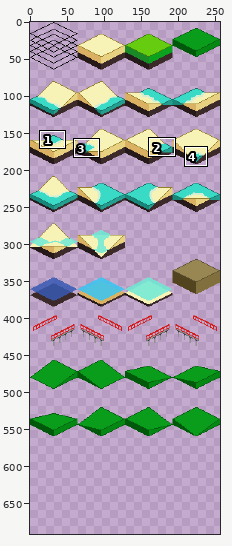
Sprite sheet -- internal/ui/assets/spritesheet-geo.png. The first picture is a wide view before the edit; the outline marks the close-up.
Close-up. First the earlier version:
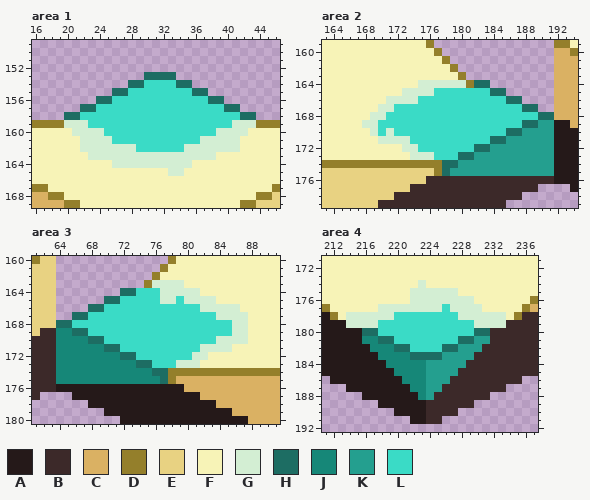
The file is 256x576 pixels. Colours within 5 levels of each other are drawn and written as one. Shown: area 1: x 16..46, y 149..169; area 2: x 163..194, y 159..179; area 3: x 61..91, y 160..180; area 4: x 211..237, y 171..192. The old version is drawn lined up with the new one, on the new canvas. The wide view leaves out empty margins. The commit also changed other parts of the picture, which this record leaves out.
Palette (. is transparent): A #251919  B #3c2929  C #dab163  D #947f2b  E #e8d282  F #f7f3b7  G #d3eed3  H #1d6d63  J #168778  K #249f8f  L #3adbc6
Now the later version:
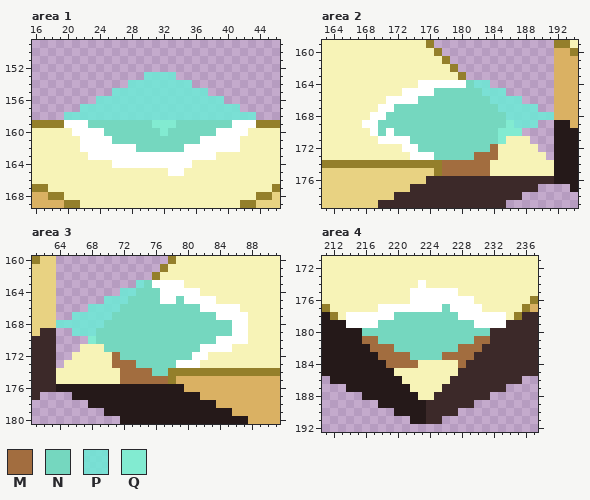
Colours new in this view: M #a26d3f  N #75d7bf  P #6dead6d9  Q #82ebd1
Change:
canvas 256x576 -> 256x704
colour G: #d3eed3 -> #ffffff
Changed rows in their new state; - is a pixel that keeps its letter.
Area 1:
first column x 20:
153 ----------PPPP----------
154 --------PPPPPPPP--------
155 ------PPPPPPPPPPPP------
156 ----PPPPPPPPPPPPPPPP----
157 --PPPPPPPPPPPPPPPPPPPP--
158 PPPPPPPPPPPPPPPPPPPPPPPP
159 ---NNNNNNNNQQQNNNNNNN---
160 -----NNNNNNNQNNNNNN-----
161 ------NNNNNNNNNNN-------
162 ---------NNNNNN---------
Area 2:
first column x 170:
164 -----------NPP--------
165 -------NNNNNNPPP------
166 -----NNNNNNNNNPPPP----
167 --NNNNNNNNNNNNNPPPPP--
168 -NNNNNNNNNNNNNNNPPPPPP
169 NNNNNNNNNNNNNNNNQPPP..
170 N-NNNNNNNNNNNNNQQQ....
171 ----NNNNNNNNNNNQFFF...
172 -----NNNNNNNNNMFFFFF..
173 -------NNNNNMMMFFFFFF.
174 --------MMMMMMFFFFFFFF
175 --------MMMMMMFFFFFFFF
Area 3:
first column x 64:
163 ----------PN----------
164 --------PPNNN---------
165 ------PPPNNNN--N------
166 ----PPPPNNNNNNNNNN----
167 --PPPPPNNNNNNNNNNNNN--
168 PPPPPPNNNNNNNNNNNNNNNN
169 ..PPPNNNNNNNNNNNNNNNNN
170 ....QNNNNNNNNNNNNNNN--
171 ...FFFNNNNNNNNNNNN----
172 ..FFFFFMNNNNNNNNN-----
173 .FFFFFFMMMNNNNN-------
174 FFFFFFFFMMMMNN--------
175 FFFFFFFFMMMMMM--------
Area 4:
first column x 216:
177 ----------N-----
178 ----NNNNNNNN----
179 --NNNNNNNNNNNN--
180 NNNNNNNNNNNNNNNN
181 MMNNNNNNNNNNNNMM
182 -MMMNNNNNNNNMMM-
183 --MMMMNNNNMMMM--
184 ---MMMMFFFFFM---
185 ----FFFFFFFF----
186 -----FFFFFF-----
187 ------FFFF------
188 -------FF-------
Pixel boxes of the changes (left, top, right, bottom) in both close-ups:
changed: (64, 72, 256, 176)
changed: (362, 80, 554, 176)
changed: (56, 280, 248, 384)
changed: (346, 280, 506, 400)
